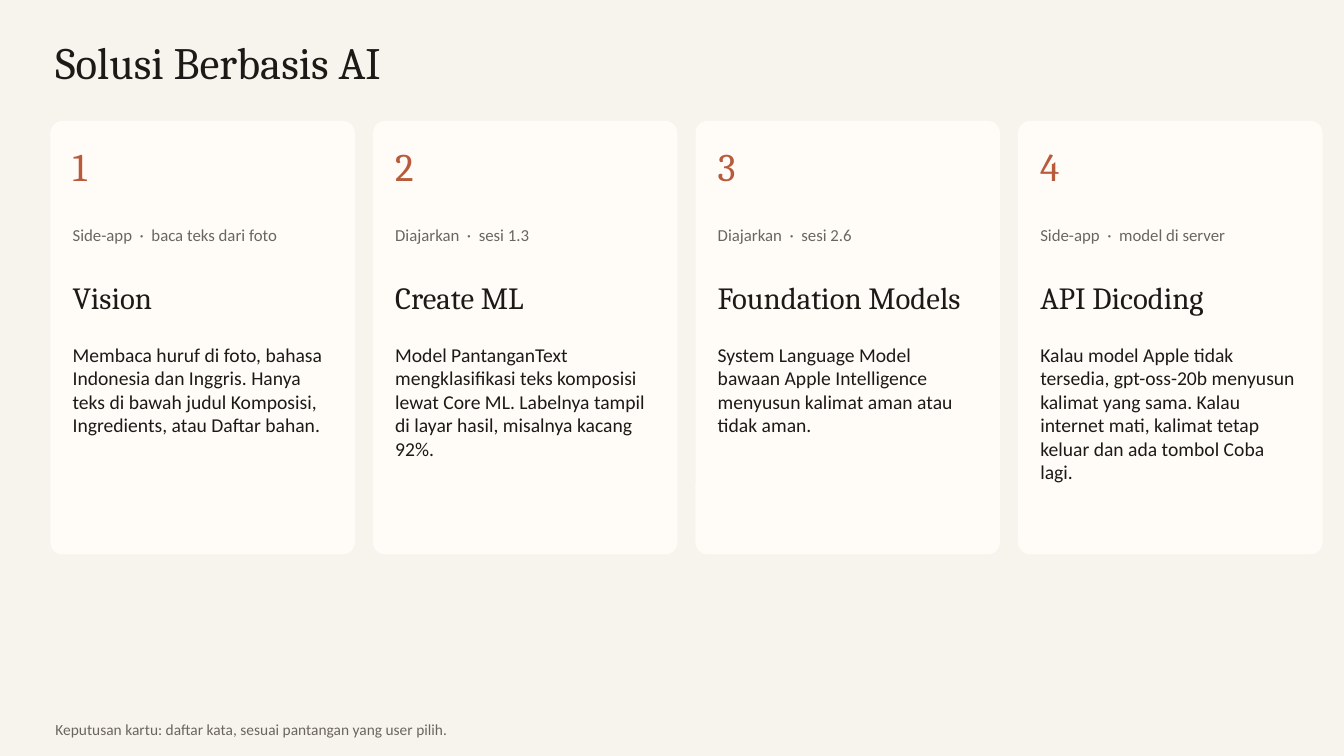
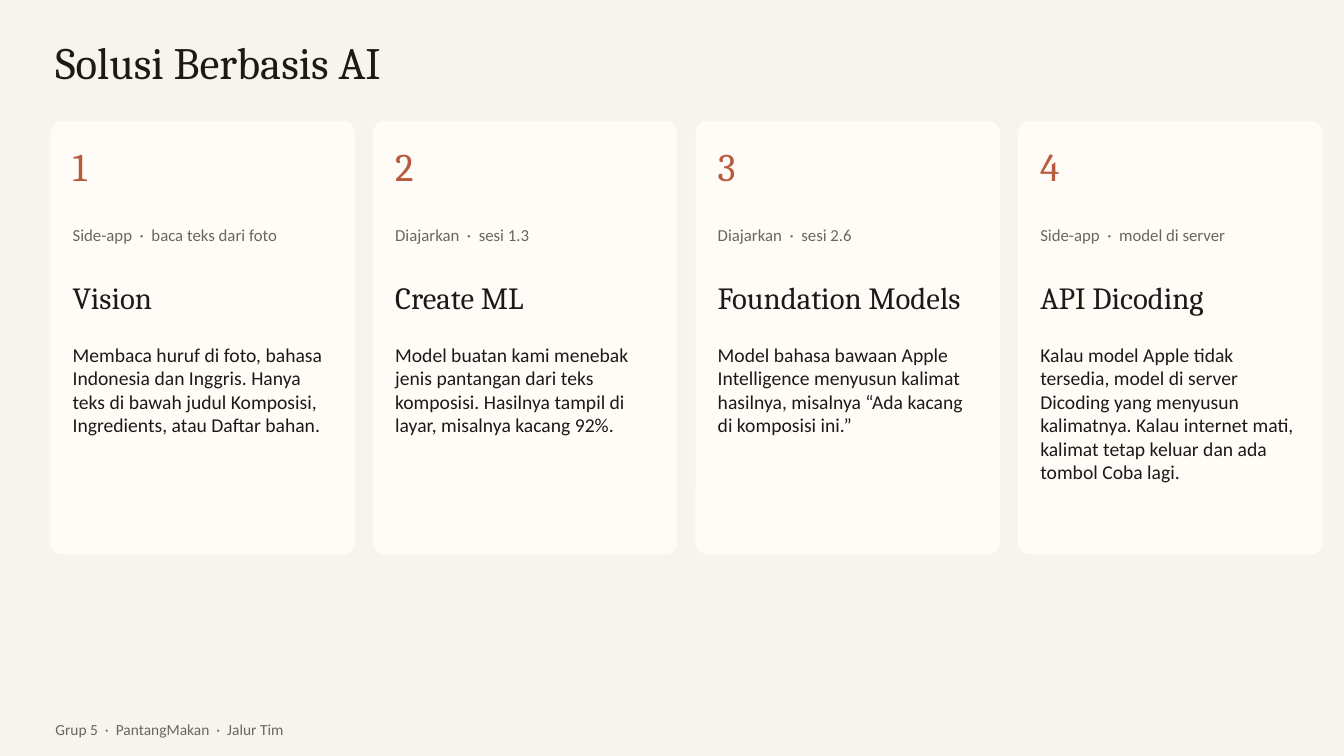
Before and after one commit to dendyramdhan/PantangMakan, a slide deck: slide 7 of presentasi/PantangMakan.pptx. Drawn at 1344x756 pixels with LibreOffice and Linux fonts; fonts in the diff are those of the drawing. Boxes give left, top, right and bottom in pixels: in the first picture for what was removed or moved away, otherwise in the second. Text is boxed around its words. In the diff, an @@ line names an element or a change of style, - is before the commit and + after.

Commit message:
Ganti kalimat 'aman' jadi laporan isi komposisi, rapikan kata-kata deck

```diff
--- a/presentasi/PantangMakan.pptx
+++ b/presentasi/PantangMakan.pptx
@@ text at box(395, 348, 628, 436): text changed @@
-Model PantanganText mengklasifikasi teks komposisi lewat Core ML. Labelnya tampil di layar hasil, misalnya kacang 92%.
+Model buatan kami menebak jenis pantangan dari teks komposisi. Hasilnya tampil di layar, misalnya kacang 92%.
@@ text at box(718, 348, 963, 435): text changed @@
-System Language Model bawaan Apple Intelligence menyusun kalimat aman atau tidak aman.
+Model bahasa bawaan Apple Intelligence menyusun kalimat hasilnya, misalnya “Ada kacang di komposisi ini.”
@@ text at box(1040, 348, 1294, 483): text changed @@
-Kalau model Apple tidak tersedia, gpt-oss-20b menyusun kalimat yang sama. Kalau internet mati, kalimat tetap keluar dan ada tombol Coba lagi.
+Kalau model Apple tidak tersedia, model di server Dicoding yang menyusun kalimatnya. Kalau internet mati, kalimat tetap keluar dan ada tombol Coba lagi.
@@ text at box(55, 724, 283, 738): text changed @@
-Keputusan kartu: daftar kata, sesuai pantangan yang user pilih.
+Grup 5 · PantangMakan · Jalur Tim
```
Also in this commit, not shown: 6 other slides changed, 7 other files.
